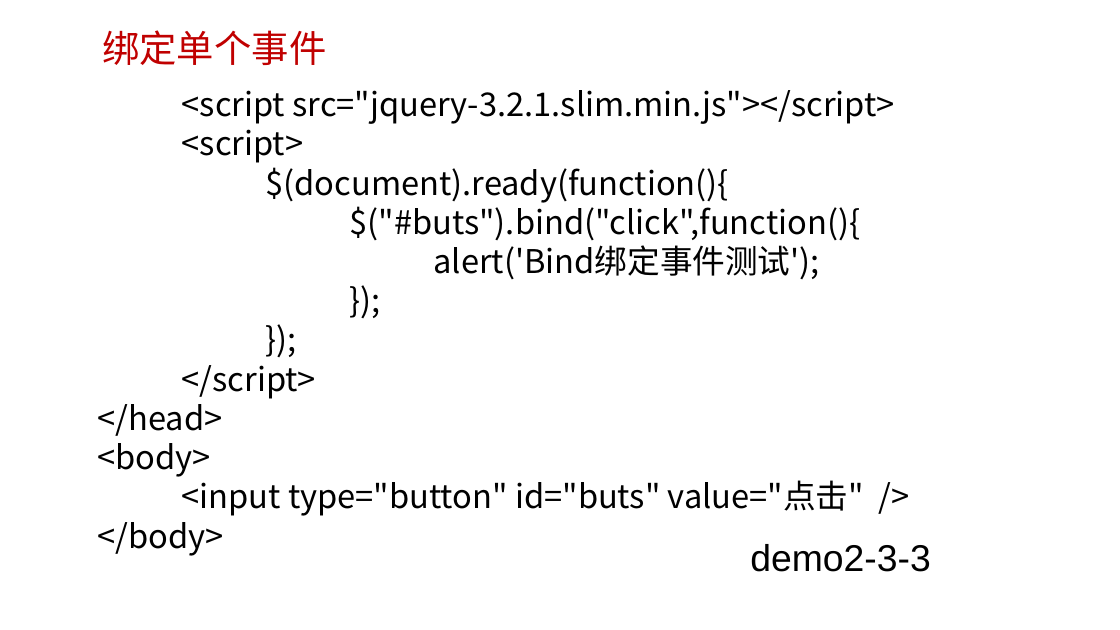
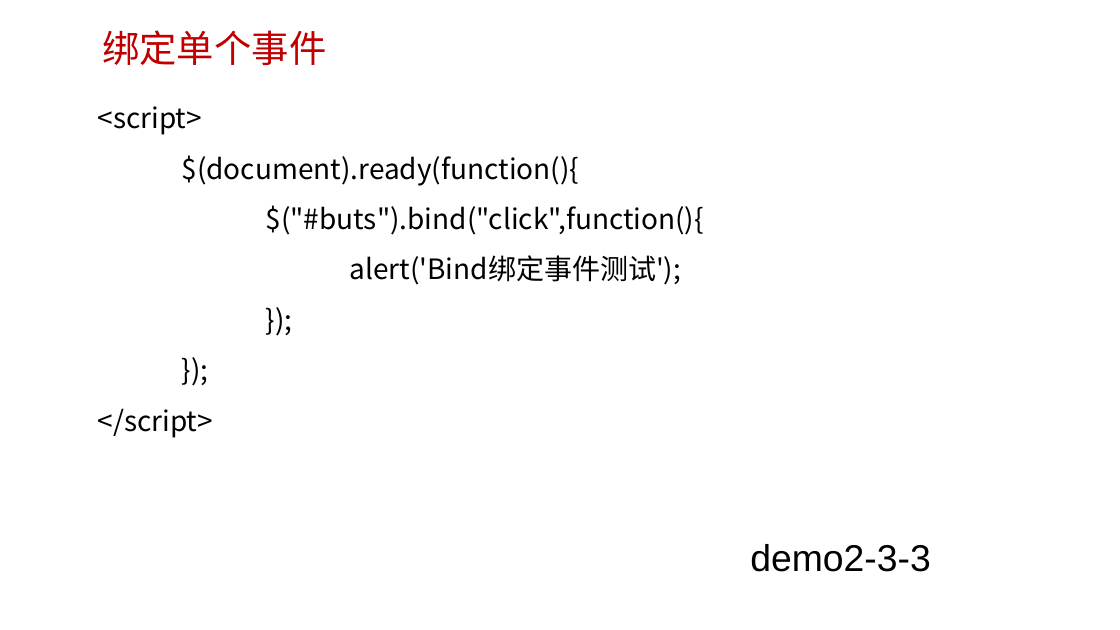
Before and after one commit to edu2act/course-web2, a slide deck: slide 13 of materials/slides/2-3 jQuery事件和事件处理.pptx. Drawn at 1120x630 pixels with LibreOffice and Linux fonts; fonts in the diff are those of the drawing; background and template pictures are left out. Boxes give left, top, right and bottom in pixels: in the first picture for what was removed or moved away, otherwise in the second. Text is boxed around its words. In the diff, an @@ line names an element or a change of style, - is before the commit and + after.

```diff
--- a/materials/slides/2-3 jQuery事件和事件处理.pptx
+++ b/materials/slides/2-3 jQuery事件和事件处理.pptx
@@ text "<script>" at [98, 106, 704, 438]: size 28 to 24 pt; line spacing 1 to 1.5 @@
@@ text at [182, 90, 894, 124]: paragraph removed @@
-<script src="jquery-3.2.1.slim.min.js"></script>
@@ text at [98, 396, 864, 556]: paragraphs removed @@
-</head>
-<body>
-<input type="button" id="buts" value="点击" />
-</body>
```
Also in this commit, not shown: 3 other slides changed, 4 other files.
